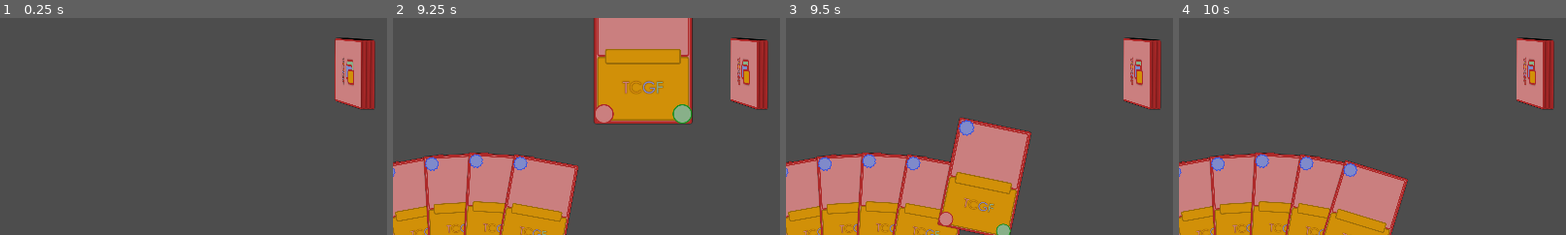
Above: before the commit, frames 1-4 (left to right).
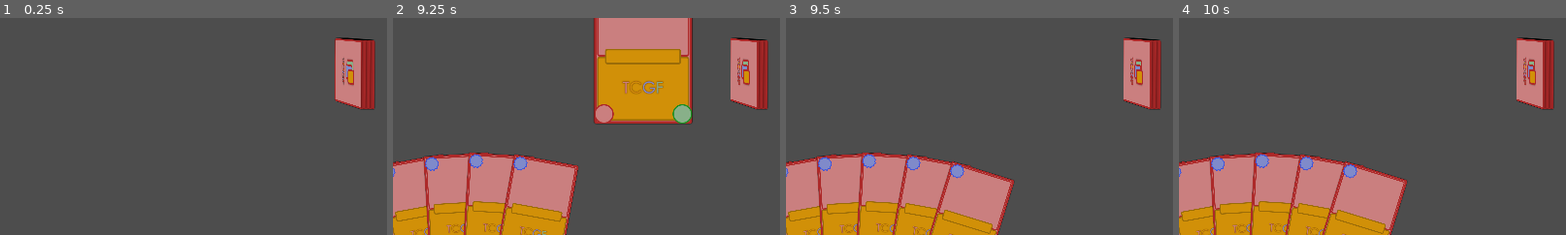
Above: after the commit, the same moments.

Repository: HoshuChiu/TCGF
Game: Godot game, scene res://Launcher.tscn
The game is run twice, just before and just after one commit, with the same random seed, the same clock (stepped at 60 frames per second) and the same inputs.
Inputs (mouse positions are % of the whole screen's width and height, from its top left):
- Up to frame 1 (0.25 s): no input
- Up to frame 2 (9.25 s): click "抽卡" at 0.5 s; click "抽卡" at 1.25 s; click "抽卡" at 2 s; move the mouse to (72, 45) at 2.77 s; click (72, 45) at 2.92 s; drag from (30, 55) to (45, 70) at 3.52 s; tap Enter at 4.25, 8.75 s; move the mouse to (60, 28) at 4.27 s; click (60, 28) at 4.42 s; drag from (45, 70) to (20, 35) at 5.02 s; move the mouse to (80, 65) at 5.77 s; click (80, 65) at 5.92 s; tap Space at 6.5 s; drag from (20, 35) to (35, 25) at 6.52 s; move the mouse to (55, 50) at 7.27 s; click (55, 50) at 7.42 s; drag from (35, 25) to (30, 55) at 8.02 s; move the mouse to (72, 45) at 8.77 s; click (72, 45) at 8.92 s
- Up to frame 3 (9.5 s): no input
- Up to frame 4 (10 s): drag from (30, 55) to (45, 70) at 9.52 s
The pictures show only the part of the screen within x 39-89%, y 50-100%; the shares and areas given below are measured in that part.

Frames 1-2 are identical in both runs. In frame 3, 9.2% of the frame differs, in the area x 36-64%, y 45-100%; in frame 4, 0.7%.

Commit message:
完成鼠标拖拽卡牌功能

Diff:
--- a/Battle/SelfHand.gd
+++ b/Battle/SelfHand.gd
@@ -21,39 +21,5 @@
 
 func readjust():
 	for child in get_children():
-		child.on_adjust(child.slot)
+		child._adjust(child.slot)
 	pass
-
-func on_card_hovered(slot:int):
-	if hovered_slot==slot:
-		for child in get_children():
-			if child.slot==slot:
-				child.on_hover()
-		return
-	elif _anim_enable==true:
-		for child in get_children():
-			if child.slot==slot:
-				child.on_show()
-			elif child.slot==hovered_slot:
-				child.on_adjust(child.slot)
-				pass
-		hovered_slot=slot
-		_anim_enable=false
-		_anim_timer=0
-	else:
-		if _anim_timer>0.1:
-			_anim_enable=true
-
-func on_hover_cancel():
-	if hovered_slot==-1:
-		return
-	if _anim_enable:
-		for child in get_children():
-			if child.slot==hovered_slot:
-				child.on_adjust(child.slot)
-		hovered_slot=-1
-		_anim_timer=0
-		_anim_enable=false
-	else:
-		if _anim_timer>0.1:
-			_anim_enable=true
--- a/Battle/script/BattleInfoMgr.gd
+++ b/Battle/script/BattleInfoMgr.gd
@@ -44,6 +44,7 @@
 	AREA_SELF_CHOICE,
 	AREA_SELF_CAST,
 	AREA_SELF_WEAPON,
+	AREA_SELF_SECRET,
 	AREA_SELF_GRAVE,
 	AREA_OPPO_HAND,
 	AREA_OPPO_HEAP,
@@ -51,6 +52,7 @@
 	AREA_OPPO_CHOICE,
 	AREA_OPPO_CAST,
 	AREA_OPPO_WEAPON,
+	AREA_OPPO_SECRET,
 	AREA_OPPO_GRAVE,
 	AREA_INFO
 }
@@ -92,15 +94,25 @@
 	return Vector3(x,y,z)
 
 static func calc_card_rotation(area:BattleArea,slot:int)->Vector3:
-	var z:float
-	var space=GraphicCtrl.HANDCARD_SPACE_CTRL/self_card_hand_count
-	if space>GraphicCtrl.HANDCARD_MAX_SPACE:
-		space=GraphicCtrl.HANDCARD_MAX_SPACE
-	if self_card_hand_count%2==0:
-		z=(space+(self_card_hand_count/2-1)*space*2-slot*space*2)/GraphicCtrl.HANDCARD_ARC_R
-	else:
-		z=(space*(self_card_hand_count-1)-2*slot*space)/GraphicCtrl.HANDCARD_ARC_R
-	return Vector3(0,0,z)
+	var x:float=0
+	var y:float=0
+	var z:float=0
+	match area:
+		BattleArea.AREA_OPPO_HEAP:
+			y=1.57
+			z=1.57
+		BattleArea.AREA_SELF_HEAP:
+			y=1.57
+			z=1.57
+		BattleArea.AREA_SELF_HAND:
+			var space=GraphicCtrl.HANDCARD_SPACE_CTRL/self_card_hand_count
+			if space>GraphicCtrl.HANDCARD_MAX_SPACE:
+				space=GraphicCtrl.HANDCARD_MAX_SPACE
+			if self_card_hand_count%2==0:
+				z=(space+(self_card_hand_count/2-1)*space*2-slot*space*2)/GraphicCtrl.HANDCARD_ARC_R
+			else:
+				z=(space*(self_card_hand_count-1)-2*slot*space)/GraphicCtrl.HANDCARD_ARC_R
+	return Vector3(x,y,z)
 # TODO: 动态改变
 static func _get_job_name(job_id:int)->String:
 	match job_id:
--- a/Battle/script/Battlefield.gd
+++ b/Battle/script/Battlefield.gd
@@ -2,6 +2,8 @@
 class_name BF
 
 @export var x2=1
+signal mouse_left_press
+signal mouse_left_release
 
 # Called when the node enters the scene tree for the first time.
 func _ready():
@@ -32,10 +34,14 @@
 
 # Called every frame. 'delta' is the elapsed time since the previous frame.
 func _process(delta):
+	hover_timer+=delta
 	pass
 
 const RAY_LENGTH = 200
 
+var hovering_card:BasicCard
+@onready var hover_action_enable:bool=true
+@onready var hover_timer:float=0
 func _physics_process(delta):
 	var space_state = get_world_3d().direct_space_state
 	var cam = $MainCamera
@@ -49,13 +55,49 @@
 	var result = space_state.intersect_ray(query)
 	if not result.is_empty():
 		var card:BasicCard=result["collider"].shape_owner_get_owner(result["shape"])
-		if(card.area==BattleInfoMgr.BattleArea.AREA_SELF_HAND):
-			$SelfHand.on_card_hovered(card.slot)
+		#if(card.area==BattleInfoMgr.BattleArea.AREA_SELF_HAND):
+			#$SelfHand.on_card_hovered(card.slot)
+			#card.on_hover()
+			#card.mouse_pos=result["position"]
+		if card == hovering_card:
 			card.mouse_pos=result["position"]
+			card._hover()
+		elif hover_action_enable:
+		#else:
+			if hovering_card:
+				hovering_card._adjust(hovering_card.slot)
+				#TODO:取消hoveringcard的信号
+				disconnect("mouse_left_press",hovering_card.mouse_press)
+				disconnect("mouse_left_release",hovering_card.mouse_release)
+				hovering_card.mouse_exit()
+			card.mouse_enter()
+			hovering_card=card
+			connect("mouse_left_press",card.mouse_press)
+			connect("mouse_left_release",card.mouse_release)
+			hover_action_enable=false
+			hover_timer=0
+		else:
+			if hover_timer>0.01:
+				hover_action_enable=true
 	else:
-		$SelfHand.on_hover_cancel()
+		if hovering_card:
+			if hover_action_enable:
+				hovering_card._adjust(hovering_card.slot)
+				#TODO:取消hoveringcard的信号
+				disconnect("mouse_left_press",hovering_card.mouse_press)
+				disconnect("mouse_left_release",hovering_card.mouse_release)
+				hovering_card.mouse_exit()
+				hovering_card=null
+				hover_action_enable=false
+				hover_timer=0
+			elif hover_timer>0.01:
+				hover_action_enable=true
+		pass
 
 func _input(event):
 	if event is InputEventMouseButton:
-		if event.button_index == MOUSE_BUTTON_LEFT and event.pressed:
-			pass
+		if event.button_index == MOUSE_BUTTON_LEFT:
+			if event.pressed:
+				emit_signal("mouse_left_press")
+			else:
+				emit_signal("mouse_left_release")
--- a/Battle/script/GraphicCtrl.gd
+++ b/Battle/script/GraphicCtrl.gd
@@ -4,6 +4,7 @@
 #视口
 const CAMERA_HEIGHT=45.0
 const CAMERA_Y_OFFSET=-0.5
+const CAMERA_POS=Vector3(0,0,45)
 
 #卡牌
 const CARD_THICKNESS=0.02
@@ -25,6 +26,7 @@
 const HANDCARD_SPACE_CTRL=6.4
 const HANDCARD_MAX_SPACE=0.9
 const HANDCARD_MAX_PRIORITY=99
+const HANDCARD_PUSH_SCALAR=3#点击卡牌时卡牌下沉的深度，单位为m
 
 #信息区
 const INFOCARD_HEIGHT=15.0
--- a/Battle/script/card.gd
+++ b/Battle/script/card.gd
@@ -8,10 +8,11 @@
 @onready var bkg_pic=Sprite3D.new()
 @onready var collision_shape:BoxShape3D=BoxShape3D.new()
 @onready var collision_obj:Area3D=Area3D.new()
-@onready var area:BattleInfoMgr.BattleArea=BattleInfoMgr.BattleArea.AREA_VOID
+var area:BattleInfoMgr.BattleArea=BattleInfoMgr.BattleArea.AREA_VOID
 var tween:Tween
 var already_in_hand:bool
 var mouse_pos:Vector3
+var is_pressed:bool
 
 func _init(id:int):
 	pass
@@ -34,13 +35,27 @@
 	anim_player.add_animation_library("battle",anim_lib)
 	add_child(anim_player)
 
-func on_adjust(dest_slot:int):
+func _adjust(dest_slot:int):
+	#只有在这里面可以adjust
+	if (area!=BattleInfoMgr.BattleArea.AREA_SELF_HAND &&
+		area!=BattleInfoMgr.BattleArea.AREA_OPPO_HAND &&
+		area!=BattleInfoMgr.BattleArea.AREA_SELF_CHOICE &&
+		area!=BattleInfoMgr.BattleArea.AREA_SELF_SECRET &&
+		area!=BattleInfoMgr.BattleArea.AREA_OPPO_SECRET &&
+		area!=BattleInfoMgr.BattleArea.AREA_OPPO_CHOICE &&
+		area!=BattleInfoMgr.BattleArea.AREA_SELF_BATTLEFIELD &&
+		area!=BattleInfoMgr.BattleArea.AREA_OPPO_BATTLEFIELD
+		):
+		return
+	if(is_draggable() && is_pressed):
+		print("hehe")
+		return
 	slot=dest_slot
 	render_priority=slot
-	var dst_pos=BattleInfoMgr.calc_card_position(BattleInfoMgr.BattleArea.AREA_SELF_HAND,slot)
-	var dst_qua=BattleInfoMgr.calc_card_rotation(BattleInfoMgr.BattleArea.AREA_SELF_HAND,slot)
+	var dst_pos=BattleInfoMgr.calc_card_position(area,slot)
+	var dst_qua=BattleInfoMgr.calc_card_rotation(area,slot)
 
-	if tween.is_running():
+	if tween:
 		tween.kill()
 	tween = get_tree().create_tween()
 	tween.set_parallel(true)
@@ -49,29 +64,75 @@
 	draw_done(null)
 	pass
 
-func on_show():
+func _show():
 	render_priority=GraphicCtrl.HANDCARD_MAX_PRIORITY
 	var x:float=((GraphicCtrl.CAMERA_HEIGHT-GraphicCtrl.INFOCARD_HEIGHT)*1.0/GraphicCtrl.CAMERA_HEIGHT)*position.x
 
-	#
+	if tween:
+		if tween.is_running():
+			return
 	tween = get_tree().create_tween()
 	tween.set_parallel(true)
 	tween.tween_property(self, "position", Vector3(x,GraphicCtrl.INFOCARD_INHAND_Y_OFFSET,GraphicCtrl.INFOCARD_HEIGHT), 0.02)
 	tween.tween_property(self, "rotation", Vector3(0,0,0), 0.01)
 
-func on_hover():
+func mouse_enter():
+	match area:
+		BattleInfoMgr.BattleArea.AREA_SELF_HAND:
+			_show()
+	pass
+
+func mouse_exit():
+	is_pressed=false
+	_lose_focus()
+
+func mouse_press():
+	is_pressed=true
+	mouse_anchor=mouse_pos
+	pos_anc_diff=mouse_anchor-position
+	if is_draggable():
+		collision_shape.size=Vector3(50,50,0.01)
+
+func mouse_release():
+	is_pressed=false
+	if is_draggable():
+		collision_shape.size=Vector3(GraphicCtrl.CARD_WIDTH_M,GraphicCtrl.CARD_HEIGHT_M+5,0.01)
+	#_lose_focus()
+
+func _hover():
 	#if mouse down todo:
-
-	if already_in_hand:
+	if is_pressed:
+		_dragging()
+	if area==BattleInfoMgr.BattleArea.AREA_SELF_HAND && already_in_hand&&!is_pressed:
 		render_priority=GraphicCtrl.HANDCARD_MAX_PRIORITY
 		var xx:float=BattleInfoMgr.calc_card_position(BattleInfoMgr.BattleArea.AREA_SELF_HAND,slot).x
 		var x:float=((GraphicCtrl.CAMERA_HEIGHT-GraphicCtrl.INFOCARD_HEIGHT)*1.0/GraphicCtrl.CAMERA_HEIGHT)*xx
 		position=Vector3(x,GraphicCtrl.INFOCARD_INHAND_Y_OFFSET,GraphicCtrl.INFOCARD_HEIGHT)
 		rotation=Vector3(0,0,0)
 
-func on_dragging():
+
+var mouse_anchor:Vector3
+var pos_anc_diff:Vector3
+func _dragging():
+	if is_draggable():
+		var mouse_pos_adj=(GraphicCtrl.CAMERA_HEIGHT-GraphicCtrl.INFOCARD_HEIGHT)/(GraphicCtrl.CAMERA_HEIGHT-mouse_pos.z)*(mouse_pos-GraphicCtrl.CAMERA_POS)+GraphicCtrl.CAMERA_POS
+		var to_pos=mouse_pos_adj-pos_anc_diff
+		var vect=to_pos-GraphicCtrl.CAMERA_POS
+		position=to_pos+vect.normalized()*GraphicCtrl.HANDCARD_PUSH_SCALAR
+		#position.z=GraphicCtrl.INFOCARD_HEIGHT-2
 	pass
 
+func is_draggable()->bool:
+	#TODO:增加判断条件
+	if area==BattleInfoMgr.BattleArea.AREA_SELF_HAND:
+		return true
+	else:
+		return false
+
+func _lose_focus():
+	#TODO:判断松手时条件
+	_adjust(slot)
+	pass
 # Called every frame. 'delta' is the elapsed time since the previous frame.
 func _process(delta):
 	pass
Not shown, changed: TODOLIST.MD
